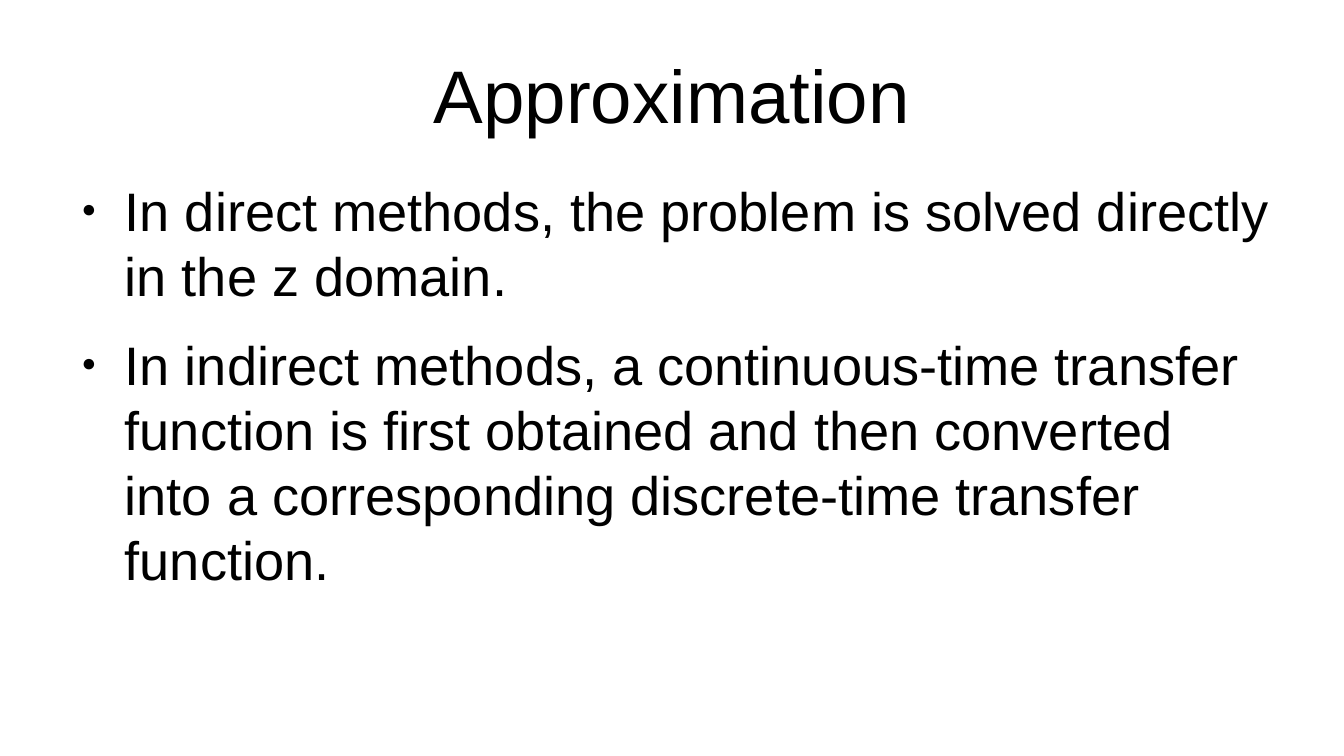
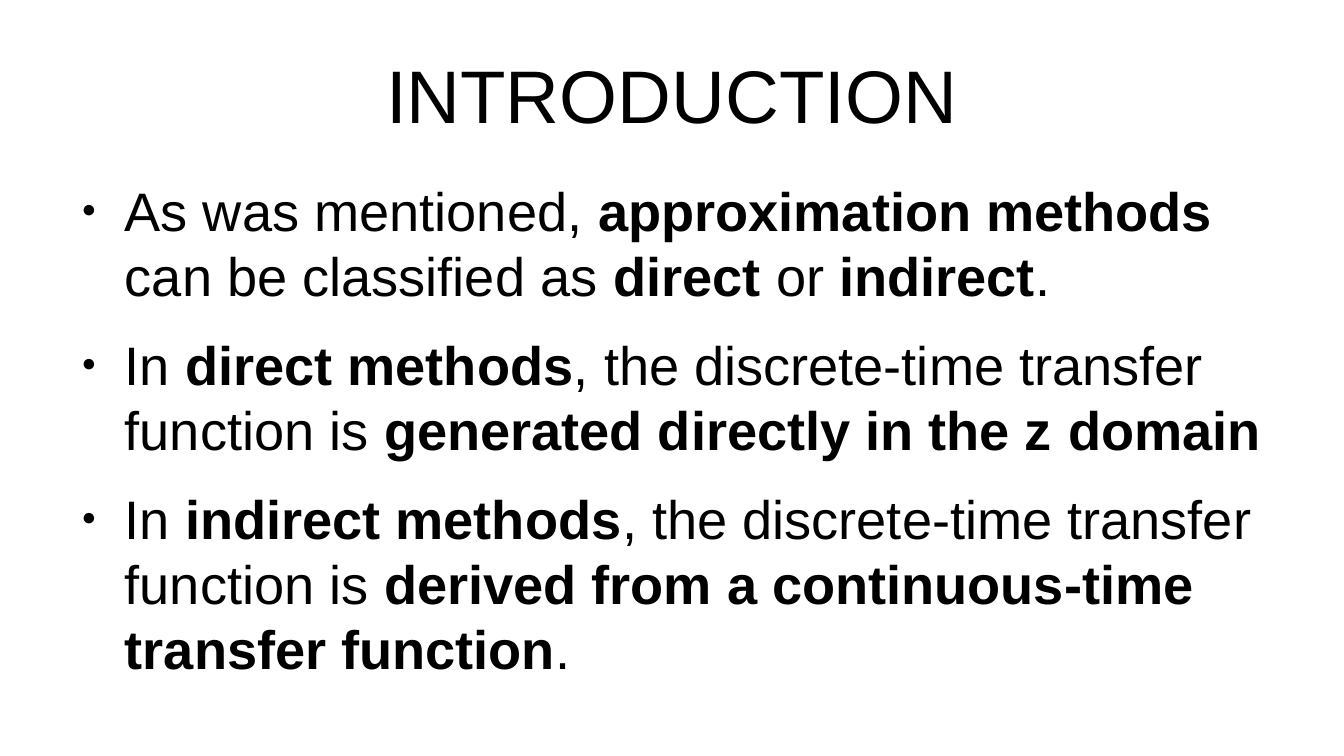
Before and after one commit to miftanurfarid/pengolahan_sinyal_digital, a slide deck: slide 4 of slide/2022/09.design_of_nonrecursive_(fir)_filters/09.design_of_nonrecursive_(fir)_filters.odp (slide 5 before the commit). Drawn at 1344x756 pixels with LibreOffice and Linux fonts; fonts in the diff are those of the drawing; background and template pictures are left out. Boxes give left, top, right and bottom in pixels: in the first picture for what was removed or moved away, otherwise in the second. Text is boxed around its words. In the diff, an @@ line names an element or a change of style, - is before the commit and + after.

```diff
--- a/slide/2022/09.design_of_nonrecursive_(fir)_filters/09.design_of_nonrecursive_(fir)_filters.odp
+++ b/slide/2022/09.design_of_nonrecursive_(fir)_filters/09.design_of_nonrecursive_(fir)_filters.odp
@@ title at [386,71,957,124]: text changed @@
-Approximation
+INTRODUCTION
@@ text at [125,191,1260,605]: text changed; bold on @@
-● In direct methods, the problem is solved directly in the z domain.
-● In indirect methods, a continuous-time transfer function is ﬁrst obtained and then converted into a corresponding discrete-time transfer function.
+● As was mentioned, approximation methods can be classiﬁed as direct or indirect.
+● In direct methods, the discrete-time transfer function is generated directly in the z domain
+● In indirect methods, the discrete-time transfer function is derived from a continuous-time transfer function.
```
Also in this commit, not shown: 3 other slides changed, 7 slides added, 61 slides removed.
